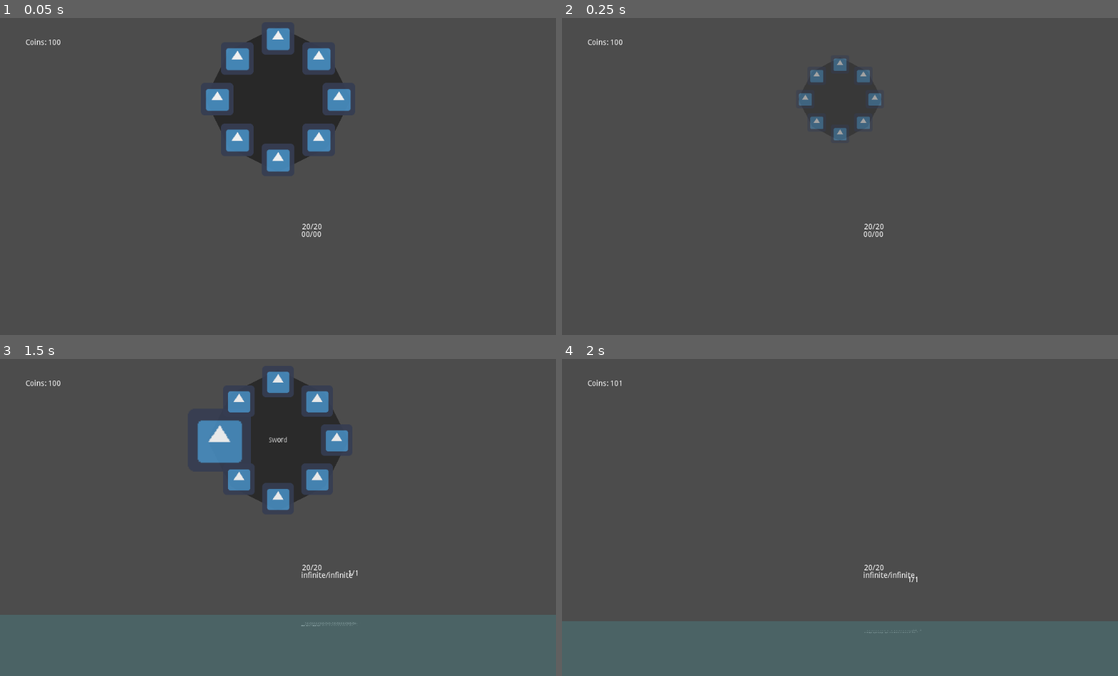
Above: before the commit, frames 1-4 (two rows, left to right).
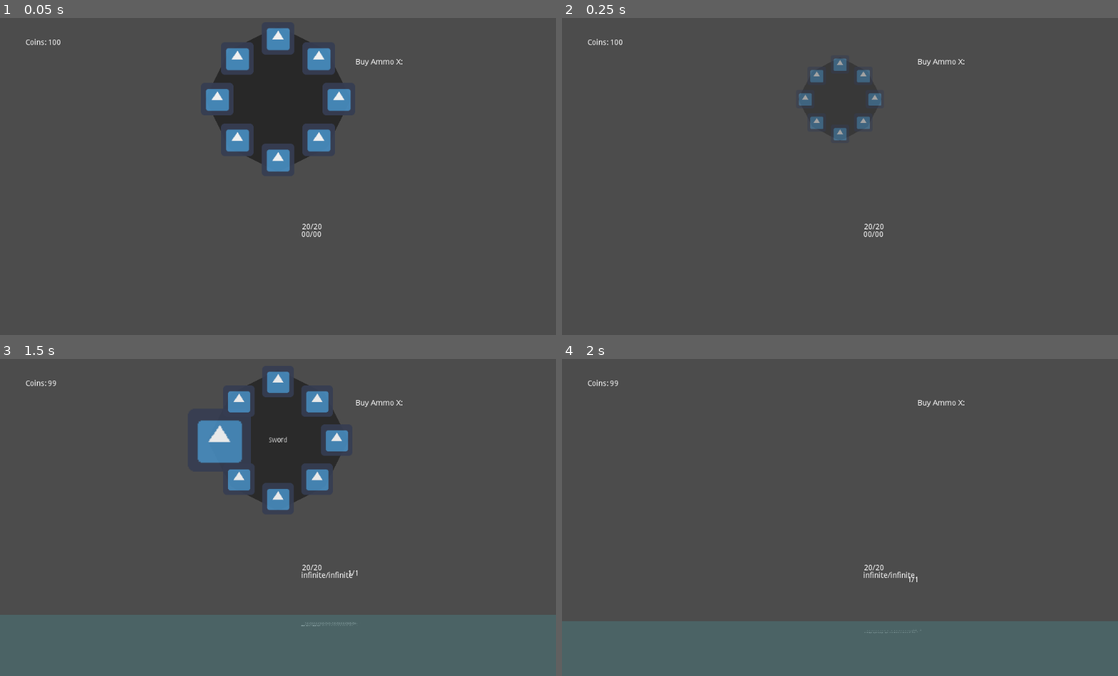
Above: after the commit, the same moments.

Repository: Galomortal47/Metroidvania
Game: Godot game, scene res://Test/Test.tscn
Two runs of this game, one before a commit and one after it. Both use one fixed random seed, a clock stepped at 60 frames per second and the inputs below. The project has no main scene, so this scene is started directly. The engine's default icon, where the game draws it, is replaced by a stand-in: a white triangle on a blue panel in a dark square.
Inputs (mouse positions are in pixels of both pictures, inside the frame that each line leads up to):
- Up to frame 1 (0.05 s): no input
- Up to frame 2 (0.25 s): no input
- Up to frame 3 (1.5 s): tap Enter (ui_accept) at 0.5, 0.77 s; move the mouse to (400, 498) at 0.52 s; hold Right (ui_right) 0.53-1.28 s; hold C (ui_roll) 0.53-1.28 s; tap Z (ui_select) at 0.8, 1.35 s; move the mouse to (166, 530) at 1.27 s; hold Down (ui_down) from 1.28 s (still down)
- Up to frame 4 (2 s): keep holding Down (ui_down); tap Enter (ui_accept) at 1.52 s; tap C (ui_roll) at 1.55 s

The runs differ from the first frame. In frame 1, less than 0.1% of the frame differs, in the area x 64-73%, y 12-16%; in frame 2, less than 0.1%; in frame 3, 0.1%, in the area x 8-73%, y 6-16%; in frame 4, less than 0.1%.
Error after the commit: Attempt to call function 'get_child' in base 'null instance' on a null instance. (res://Scripts/Shop.gd:12)

Commit message:
update

Diff:
--- a/Scripts/Bolt.gd
+++ b/Scripts/Bolt.gd
@@ -26,8 +26,7 @@
 func _on_magnetic_body_shape_entered(body_id, body, body_shape, area_shape):
 	if body.is_in_group("player"):
 		collect = true
-		if has_node("/root/Test/Player"):
-			body2 = get_node("/root/Test/Player")
+		body2 = body
 	pass # Replace with function body.
 
 func _on_destroy_body_shape_entered(body_id, body, body_shape, area_shape):
--- a/Scripts/Enemy.gd
+++ b/Scripts/Enemy.gd
@@ -25,7 +25,7 @@
 #ar dano ao encostar no jgador
 func damage():
 	if $Damage.is_colliding():
-		motion += Vector2(-500,0)
+		stun()
 		if $Damage.get_collider().has_node("Health"):
 			$Damage.get_collider().get_node("Health").damage(damage)
 
@@ -66,4 +66,7 @@
 
 
 func stun():
-	motion += Vector2(-500,-300)
+	if motion.x > 0:
+		motion += Vector2(-500,0)
+	else:
+		motion += Vector2(500,0)
--- a/Scripts/Platform Sticker.gd
+++ b/Scripts/Platform Sticker.gd
@@ -11,6 +11,6 @@
 func _on_Platform_Sticker_body_shape_exited(body_id, body, body_shape, area_shape):
 	var pos = body.get_global_position()
 	self.remove_child(body)
-	get_parent().get_parent().add_child(body)
+	get_tree().get_root().add_child(body)
 	body.set_global_position(pos)
 	pass # Replace with function body.
--- a/Scripts/Player.gd
+++ b/Scripts/Player.gd
@@ -90,4 +90,7 @@
 			return true
 
 func stun():
-	motion += Vector2(500,-300)
+	if motion.x > 0:
+		motion += Vector2(-500,-300)
+	else:
+		motion += Vector2(500,-300)
--- /dev/null
+++ b/Scripts/Shop.gd
@@ -0,0 +1,14 @@
+extends Node2D
+
+var price = 1
+
+func _process(delta):
+	if Input.is_action_just_pressed("ui_roll"):
+		var data = int(get_node("/root/Test/Coins/Number").get_text())
+		if data >= price:
+			if has_node("/root/Test/Coins/Number"):
+				get_node("/root/Test/Coins/Number").set_text(str(data-price))
+			if has_node("/root/Test/Player"):
+				get_parent().get_parent().get_node("Weapons").get_child(get_node("/root/Test/Player/Menu Items").a).ammo = get_parent().get_node("Weapons").get_child(get_node("/root/Test/Player/Menu Items").a).ammo_max
+		$Label.set_text("Buy Ammo X: " + str(get_parent().get_parent().get_node("Weapons/Label").get_text()))
+#	pass
--- a/Scripts/Shotgun.gd
+++ b/Scripts/Shotgun.gd
@@ -19,8 +19,10 @@
 export var ammo = 100
 var timer_aux = 0.0
 var enable = false
+var ammo_max
 
 func _ready():
+	ammo_max = ammo
 	mag_aux = mag
 
 func _process(delta):
@@ -71,7 +73,7 @@
 	if infinite:
 		get_parent().get_node("Label").set_text("infinite/infinite")
 	else:
-		get_parent().get_node("Label").set_text(str(mag_aux) + "/" + str(ammo))
+		get_parent().get_node("Label").set_text(str(mag_aux) + "/" + str(ammo)+"/"+str(ammo_max))
 
 func reload():
 	mag_aux = mag
--- a/Scripts/bullet.gd
+++ b/Scripts/bullet.gd
@@ -11,7 +11,8 @@
 
 func _ready():
 	motion.y += curve
-	$CPUParticles2D.scale_amount =particle_size
+	$CPUParticles2D.scale_amount = particle_size
+	$CPUParticles2D2.scale_amount = particle_size
 
 func _process(delta):
 	attack()
@@ -25,6 +26,8 @@
 
 func attack():
 	if $bullet.is_colliding():
+		if not $bullet.get_collider().is_in_group("player"):
+			$CPUParticles2D2.emitting = true
 		if $bullet.get_collider().is_in_group("enemy"):
 			if $bullet.get_collider().has_node("Health"):
 				$bullet.get_collider().get_node("Health").health -= damage
--- a/Test/Test.tscn
+++ b/Test/Test.tscn
@@ -215,7 +215,6 @@
 position = Vector2( -1040.79, 648.127 )
 
 [node name="Coins" type="CanvasLayer" parent="."]
-editor/display_folded = true
 
 [node name="Coins" type="Label" parent="Coins"]
 margin_left = 46.8655
--- a/assets/Box.tscn
+++ b/assets/Box.tscn
@@ -2,7 +2,8 @@
 
 [ext_resource path="res://Scripts/Box.gd" type="Script" id=1]
 [ext_resource path="res://assets/Health.tscn" type="PackedScene" id=2]
-[ext_resource path="res://Health.gd" type="Script" id=3]
+[ext_resource path="res://Scripts/Health.gd" type="Script" id=3]
+
 
 [sub_resource type="RectangleShape2D" id=14]
 extents = Vector2( 20, 20 )
--- /dev/null
+++ b/assets/Bullet.tres
@@ -0,0 +1,4 @@
+[gd_resource type="Curve" format=2]
+
+[resource]
+_data = [ Vector2( 0, 0.0424 ), 0.0, 0.0, 0, 0, Vector2( 0.0793251, 1 ), 0.0, 0.0, 0, 0, Vector2( 1, 0 ), 0.0, 0.0, 0, 0 ]
--- a/assets/Bullet.tscn
+++ b/assets/Bullet.tscn
@@ -1,17 +1,13 @@
 [gd_scene load_steps=5 format=2]
 
 [ext_resource path="res://Scripts/bullet.gd" type="Script" id=1]
+[ext_resource path="res://assets/Bullet.tres" type="Curve" id=2]
+[ext_resource path="res://assets/Bullet2.tres" type="Gradient" id=3]
 
 [sub_resource type="Curve" id=1]
 min_value = -360.0
 max_value = 360.0
 _data = [ Vector2( 0.00872233, 360 ), 0.0, 0.0, 0, 0, Vector2( 1, -360 ), 0.0, 0.0, 0, 0 ]
-
-[sub_resource type="Curve" id=2]
-_data = [ Vector2( 0, 0.0424 ), 0.0, 0.0, 0, 0, Vector2( 0.0793251, 1 ), 0.0, 0.0, 0, 0, Vector2( 1, 0 ), 0.0, 0.0, 0, 0 ]
-
-[sub_resource type="Gradient" id=3]
-colors = PoolColorArray( 1, 1, 1, 1, 1, 1, 1, 0 )
 
 [node name="Bullet" type="KinematicBody2D" groups=[
 "bullet",
@@ -23,15 +19,29 @@
 [node name="bullet" type="RayCast2D" parent="."]
 enabled = true
 cast_to = Vector2( 60, 0 )
-collision_mask = 4
+collision_mask = 5
 
 [node name="CPUParticles2D" type="CPUParticles2D" parent="."]
-position = Vector2( 60.7866, 0 )
+position = Vector2( 60, 0 )
 local_coords = false
 draw_order = 1
 gravity = Vector2( 0, 0 )
 angle = -720.0
 angle_curve = SubResource( 1 )
 scale_amount = 15.0
-scale_amount_curve = SubResource( 2 )
-color_ramp = SubResource( 3 )
+scale_amount_curve = ExtResource( 2 )
+color_ramp = ExtResource( 3 )
+
+[node name="CPUParticles2D2" type="CPUParticles2D" parent="."]
+position = Vector2( 60, 0 )
+emitting = false
+amount = 40
+one_shot = true
+explosiveness = 0.67
+local_coords = false
+spread = 180.0
+gravity = Vector2( 0, 0 )
+initial_velocity = 100.0
+scale_amount = 30.0
+scale_amount_curve = ExtResource( 2 )
+color_ramp = ExtResource( 3 )
--- /dev/null
+++ b/assets/Bullet2.tres
@@ -0,0 +1,4 @@
+[gd_resource type="Gradient" format=2]
+
+[resource]
+colors = PoolColorArray( 1, 1, 1, 1, 1, 1, 1, 0 )
--- a/assets/Health.tscn
+++ b/assets/Health.tscn
@@ -1,6 +1,6 @@
 [gd_scene load_steps=4 format=2]
 
-[ext_resource path="res://Health.gd" type="Script" id=1]
+[ext_resource path="res://Scripts/Health.gd" type="Script" id=1]
 [ext_resource path="res://assets/Invicibility timer.tscn" type="PackedScene" id=2]
 
 [sub_resource type="Animation" id=1]
--- a/assets/Platform.tscn
+++ b/assets/Platform.tscn
@@ -22,20 +22,19 @@
 "values": [ Vector2( 699.164, 355.398 ), Vector2( 699.164, 355.398 ), Vector2( 286.903, 355.398 ), Vector2( 286.903, 355.398 ), Vector2( 699.164, 355.398 ), Vector2( 699.164, 355.398 ) ]
 }
 
-[sub_resource type="RectangleShape2D" id=6]
+[sub_resource type="RectangleShape2D" id=3]
 extents = Vector2( 59.9088, 85.4477 )
 
 [node name="Platform" type="KinematicBody2D"]
-editor/display_folded = true
 position = Vector2( 699.164, 355.398 )
 motion/sync_to_physics = true
 
 [node name="CollisionShape2D" type="CollisionShape2D" parent="."]
-shape = SubResource( 4 )
+shape = SubResource( 1 )
 
 [node name="AnimationPlayer" type="AnimationPlayer" parent="."]
 autoplay = "movment"
-anims/movment = SubResource( 5 )
+anims/movment = SubResource( 2 )
 
 [node name="Platform Sticker" type="Area2D" parent="."]
 collision_layer = 2
--- a/assets/Player.tscn
+++ b/assets/Player.tscn
@@ -7,8 +7,9 @@
 [ext_resource path="res://Scripts/Reload.gd" type="Script" id=5]
 [ext_resource path="res://Scripts/Menu Items.gd" type="Script" id=6]
 [ext_resource path="res://icon.png" type="Texture" id=7]
-[ext_resource path="res://Scripts/Load_Minigame.gd" type="Script" id=8]
-[ext_resource path="res://assets/Block.gd" type="Script" id=9]
+[ext_resource path="res://Scripts/Shop.gd" type="Script" id=8]
+[ext_resource path="res://Scripts/Load_Minigame.gd" type="Script" id=9]
+[ext_resource path="res://Scripts/Block.gd" type="Script" id=10]
 
 [sub_resource type="RectangleShape2D" id=1]
 extents = Vector2( 15, 30 )
@@ -520,7 +521,7 @@
 speed = 400
 timer = 0.5
 gravity = 25
-damage = 2
+damage = 4
 curve = -600
 lifespan = 5.0
 pierce = true
@@ -532,6 +533,7 @@
 weapon = "res://assets/Bullet.tscn"
 speed = 800
 timer = 0.5
+damage = 2
 mag = 5
 lifespan = 5.0
 pierce = true
@@ -579,6 +581,7 @@
 script = ExtResource( 6 )
 
 [node name="Menu" type="Node2D" parent="Menu Items"]
+editor/display_folded = true
 position = Vector2( 512, 165 )
 
 [node name="Polygon2D" type="Polygon2D" parent="Menu Items/Menu"]
@@ -635,9 +638,20 @@
 next/close = "closed"
 next/open = "opened"
 
+[node name="Shop" type="Node2D" parent="Menu Items"]
+script = ExtResource( 8 )
+
+[node name="Label" type="Label" parent="Menu Items/Shop"]
+margin_left = 655.0
+margin_top = 90.0
+margin_right = 742.0
+margin_bottom = 104.0
+text = "Buy Ammo X:"
+
 [node name="Load_Minigame" type="Node2D" parent="."]
+editor/display_folded = true
 modulate = Color( 1, 1, 1, 0 )
-script = ExtResource( 8 )
+script = ExtResource( 9 )
 
 [node name="Line2D" type="Line2D" parent="Load_Minigame"]
 position = Vector2( 2.64075, -51.4948 )
@@ -668,7 +682,7 @@
 editor/display_folded = true
 collision_layer = 4
 collision_mask = 4
-script = ExtResource( 9 )
+script = ExtResource( 10 )
 
 [node name="CollisionShape2D" type="CollisionShape2D" parent="Block"]
 position = Vector2( -35, 0 )
Renamed: assets/Block.gd -> Scripts/Block.gd
Renamed: Health.gd -> Scripts/Health.gd
Not shown: 2 places in assets/Platform.tscn that only renumber resources
Not shown: 1 places in assets/Player.tscn that only renumber resources
